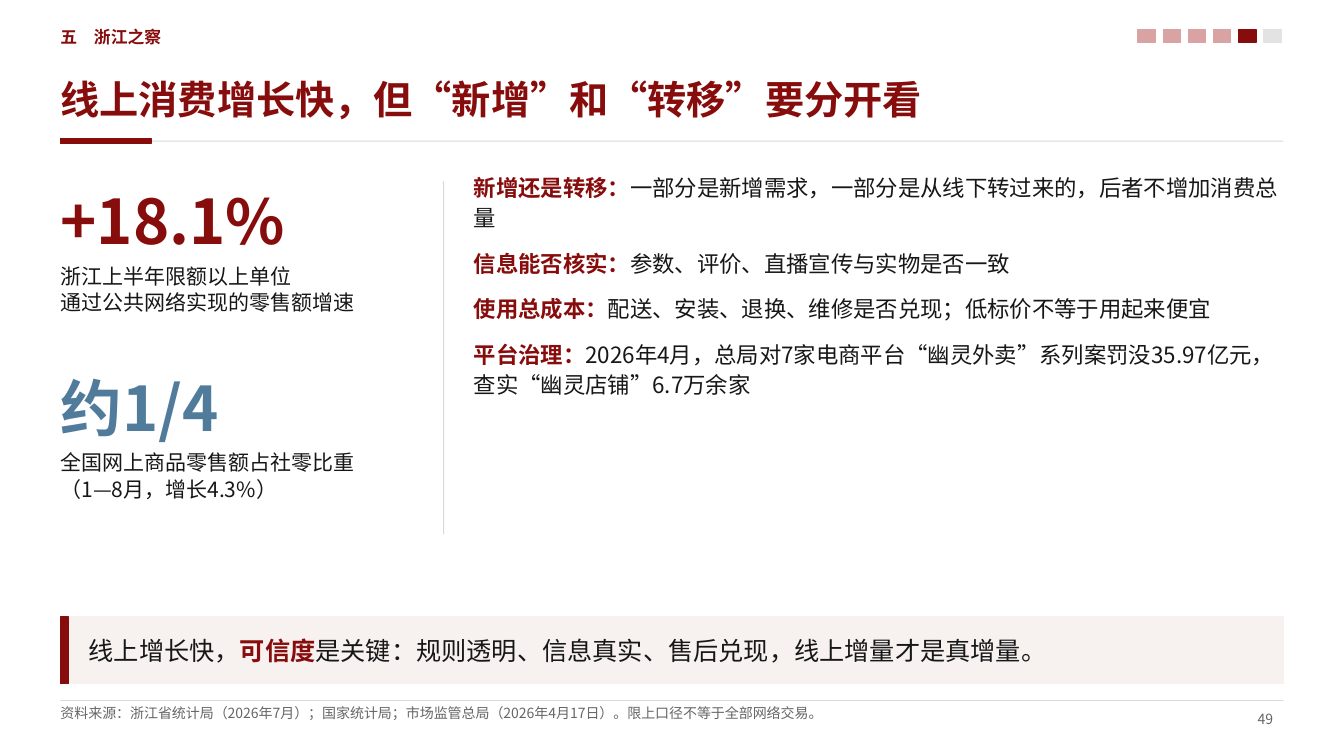
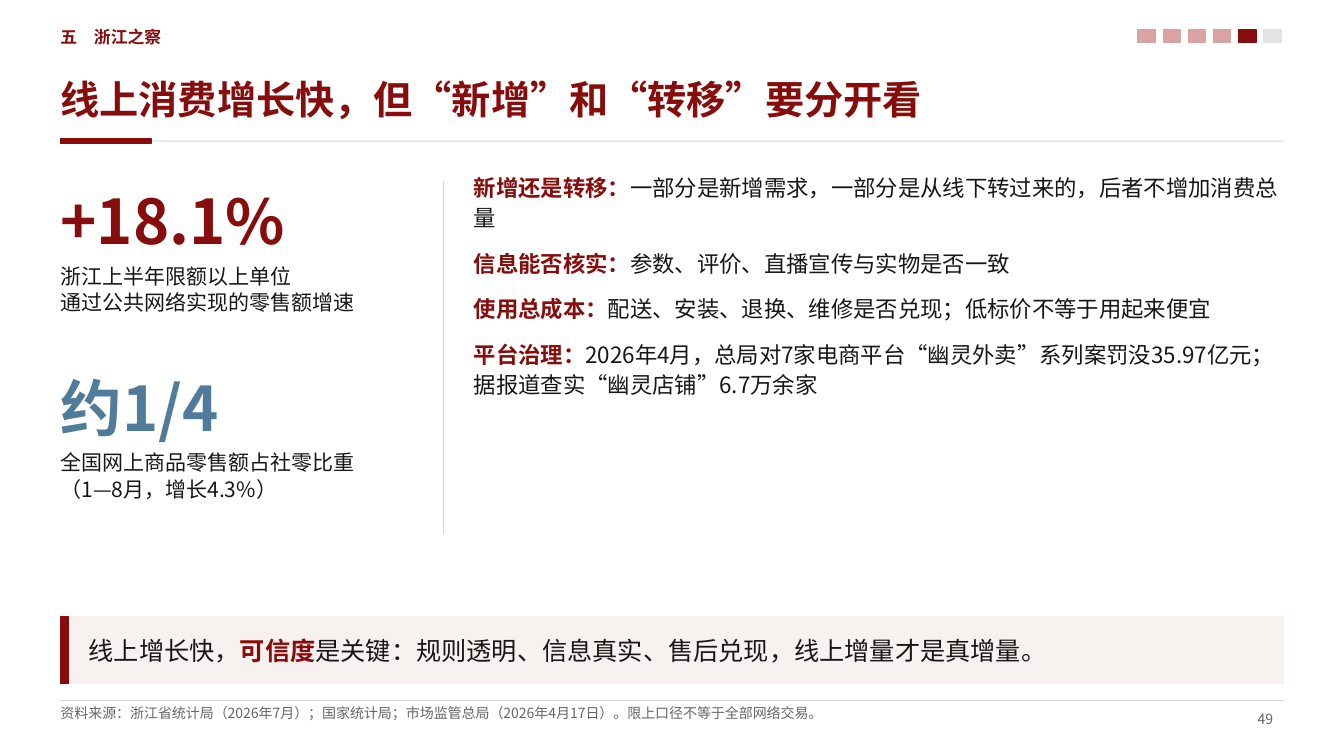
Before and after one commit to zerongwong/zerongwong.github.io, a slide deck: slide 49 of talks/2026-10-consumption-regulation/消费提振视角下的中国宏观经济形势分析_第三稿.pptx. Drawn at 1344x756 pixels with LibreOffice and Linux fonts; fonts in the diff are those of the drawing. Boxes give left, top, right and bottom in pixels: in the first picture for what was removed or moved away, otherwise in the second. Text is boxed around its words. In the diff, an @@ line names an element or a change of style, - is before the commit and + after.

```diff
--- a/talks/2026-10-consumption-regulation/消费提振视角下的中国宏观经济形势分析_第三稿.pptx
+++ b/talks/2026-10-consumption-regulation/消费提振视角下的中国宏观经济形势分析_第三稿.pptx
@@ text at box(474, 344, 1274, 395): text changed @@
-平台治理：2026年4月，总局对7家电商平台“幽灵外卖”系列案罚没35.97亿元，查实“幽灵店铺”6.7万余家
+平台治理：2026年4月，总局对7家电商平台“幽灵外卖”系列案罚没35.97亿元；据报道查实“幽灵店铺”6.7万余家
```
Also in this commit, not shown: 37 other slides changed, 9 other files.
